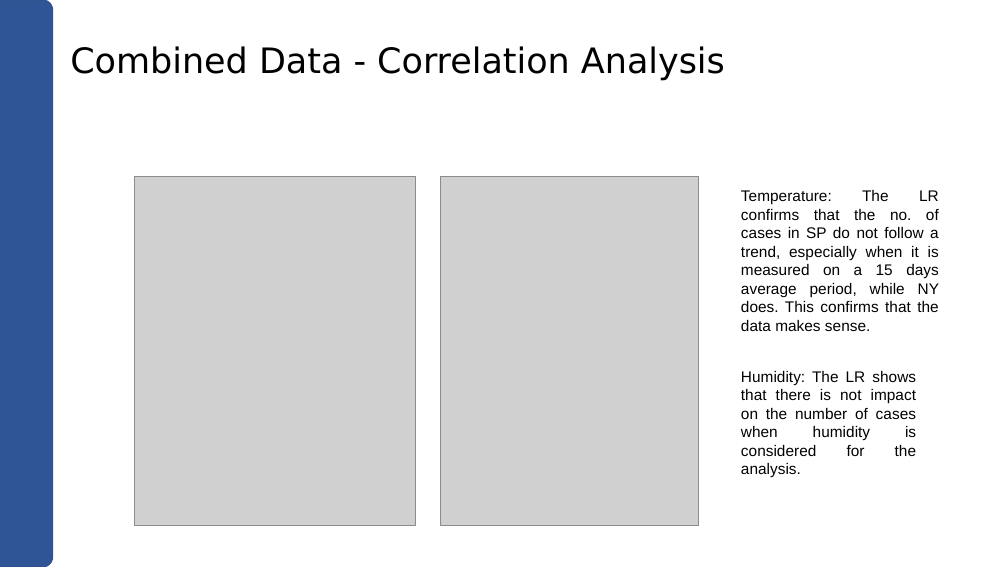
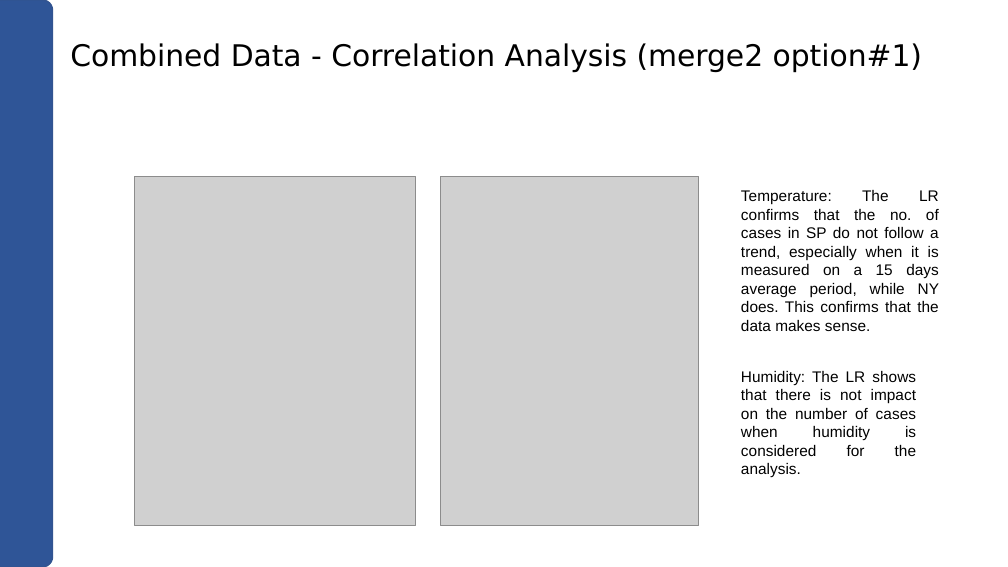
Before and after one commit to archinarula/Group-5-Project, a slide deck: slide 12 of Kushal_Work/Group_5-Presentation-V1_2.pptx (slide 20 before the commit). Drawn at 1008x567 pixels with LibreOffice and Linux fonts; fonts in the diff are those of the drawing; grey boxes stand for pictures. Boxes give left, top, right and bottom in pixels: in the first picture for what was removed or moved away, otherwise in the second. Text is boxed around its words. In the diff, an @@ line names an element or a change of style, - is before the commit and + after.

```diff
--- a/Kushal_Work/Group_5-Presentation-V1_2.pptx
+++ b/Kushal_Work/Group_5-Presentation-V1_2.pptx
@@ text at box(70, 43, 922, 73): text changed; size 25 to 21.2 pt @@
-Combined Data - Correlation Analysis
+Combined Data - Correlation Analysis (merge2 option#1)
```
Also in this commit, not shown: 18 other slides changed.
